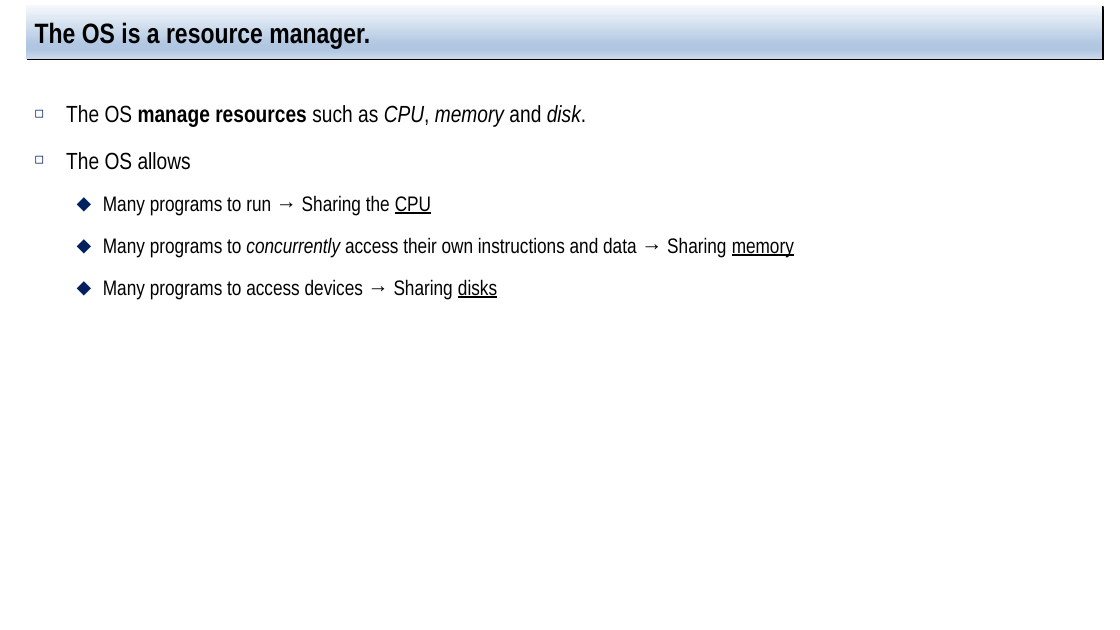
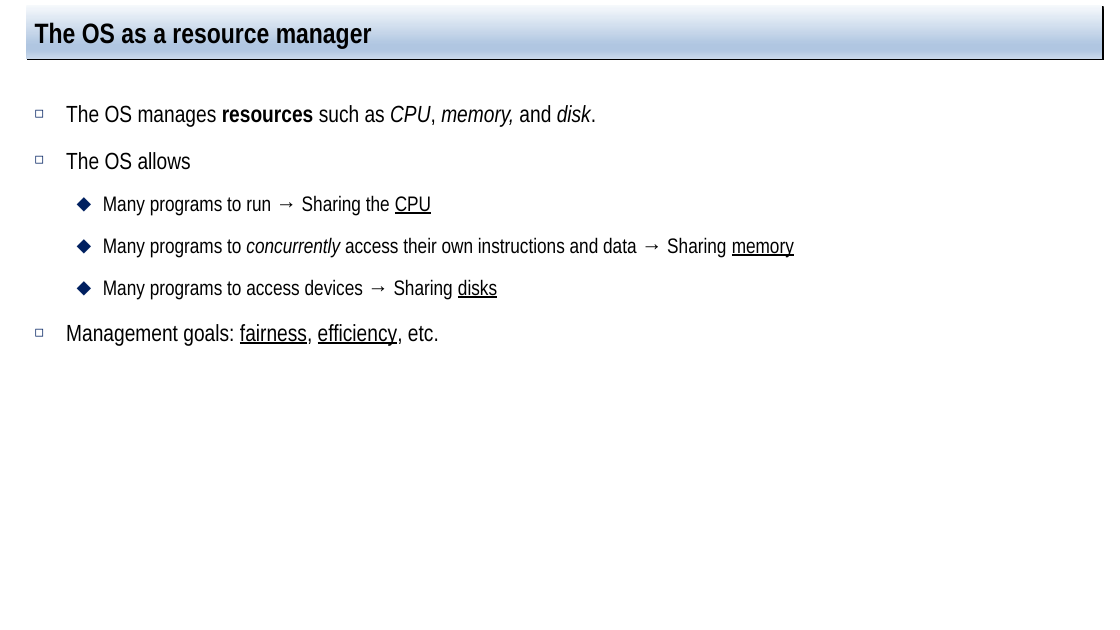
Before and after one commit to jachermocilla/extra-course-materials, a slide deck: slide 9 of cmsc125/ostep/slides/00.Introduction/Introduction_to_operating_system.pptx. Drawn at 1120x630 pixels with LibreOffice and Linux fonts; fonts in the diff are those of the drawing. Boxes give left, top, right and bottom in pixels: in the first picture for what was removed or moved away, otherwise in the second. Text is boxed around its words. In the diff, an @@ line names an element or a change of style, - is before the commit and + after.

```diff
--- a/cmsc125/ostep/slides/00.Introduction/Introduction_to_operating_system.pptx
+++ b/cmsc125/ostep/slides/00.Introduction/Introduction_to_operating_system.pptx
@@ title at box(35, 20, 372, 48): text changed @@
-The OS is a resource manager.
+The OS as a resource manager
@@ text at box(66, 105, 596, 127): text changed @@
-◻ The OS manage resources such as CPU, memory and disk.
+◻ The OS manages resources such as CPU, memory, and disk.
@@ text at box(66, 324, 439, 346): paragraph added @@
+◻ Management goals: fairness, efficiency, etc.
```
Also in this commit, not shown: 16 other slides changed, 7 slides added.
